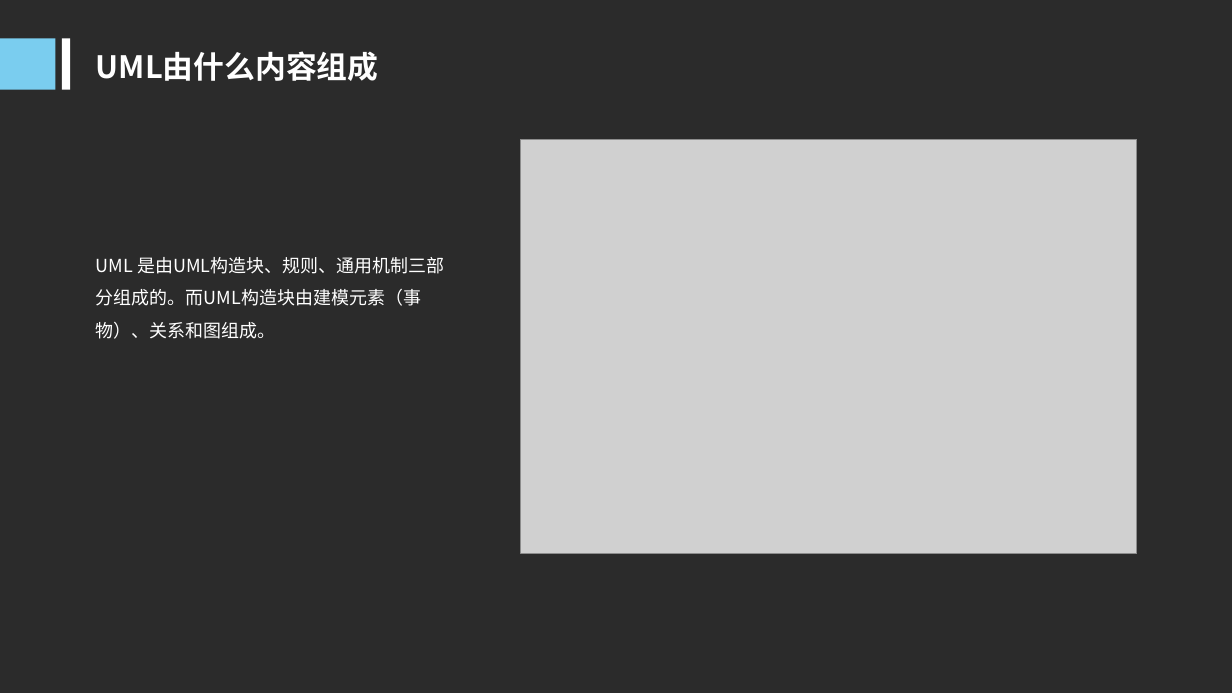
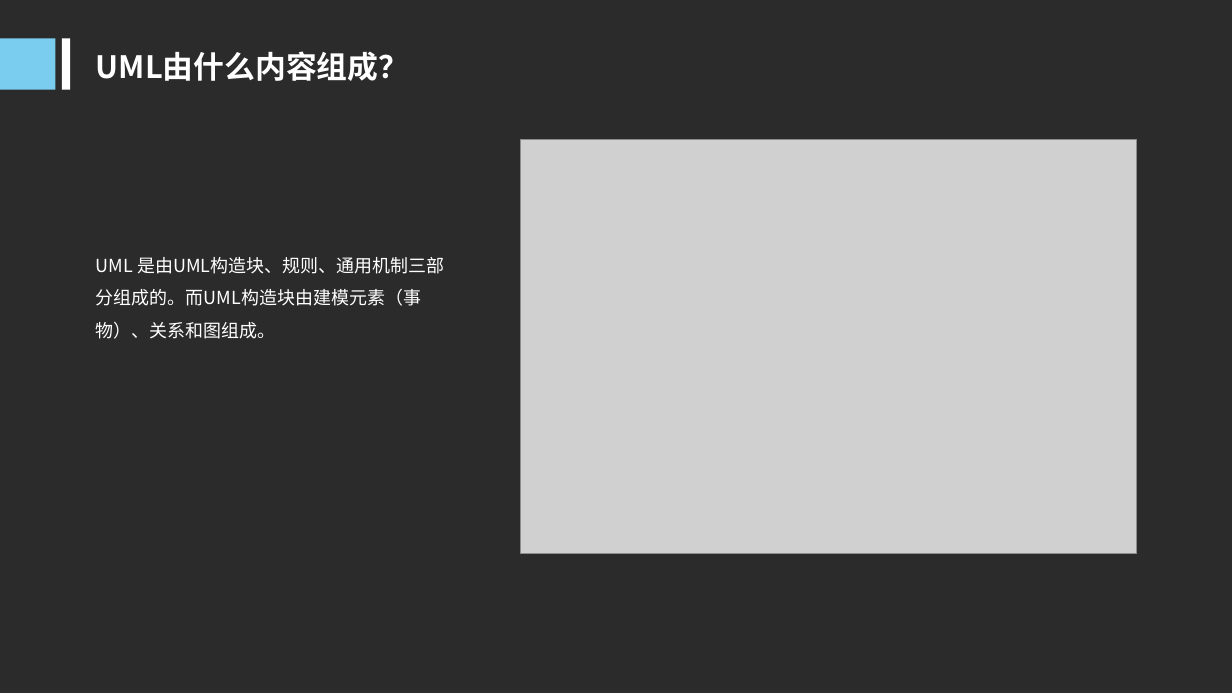
Before and after one commit to woncat/PRD2017, a slide deck: slide 16 of PRD-2017-G25-UML概述PPT V1.0.ppt. Drawn at 1232x693 pixels with LibreOffice and Linux fonts; fonts in the diff are those of the drawing; grey boxes stand for pictures; background and template pictures are left out; a plain dark background stands for a picture behind light text. Boxes give left, top, right and bottom in pixels: in the first picture for what was removed or moved away, otherwise in the second. Text is boxed around its words. In the diff, an @@ line names an element or a change of style, - is before the commit and + after.

```diff
--- a/PRD-2017-G25-UML概述PPT V1.0.ppt
+++ b/PRD-2017-G25-UML概述PPT V1.0.ppt
@@ text at [96, 51, 409, 81]: text changed @@
-UML由什么内容组成
+UML由什么内容组成？
```
Also in this commit, not shown: 11 other slides changed.
